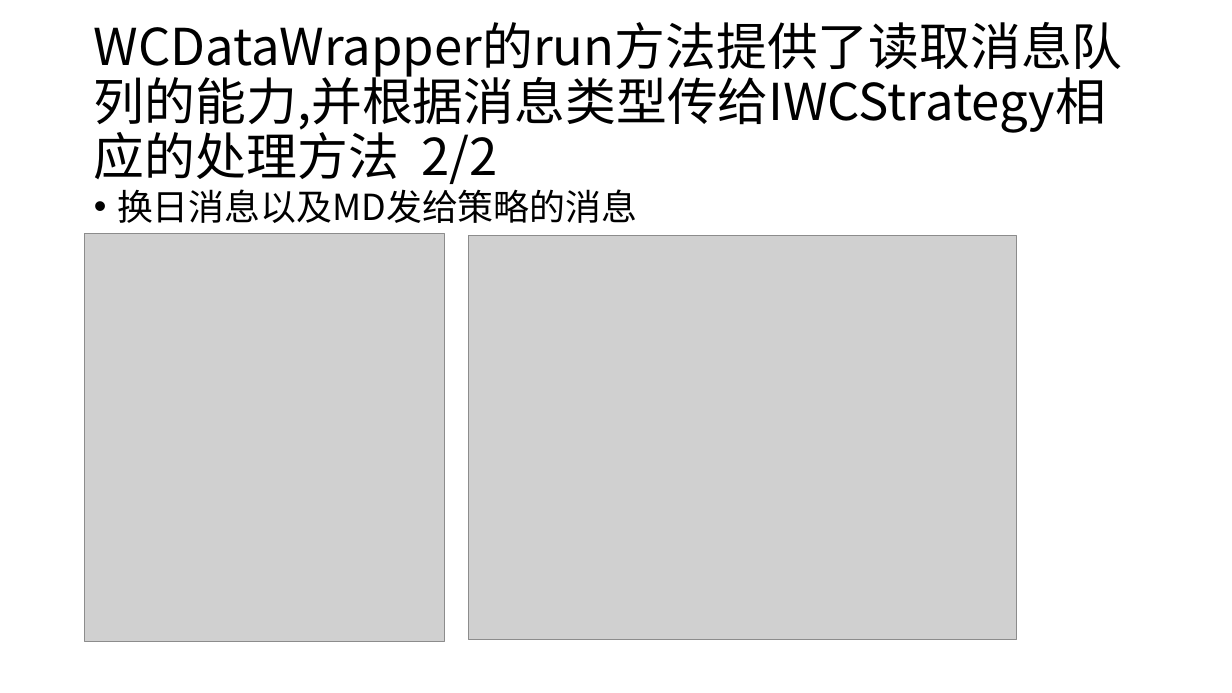
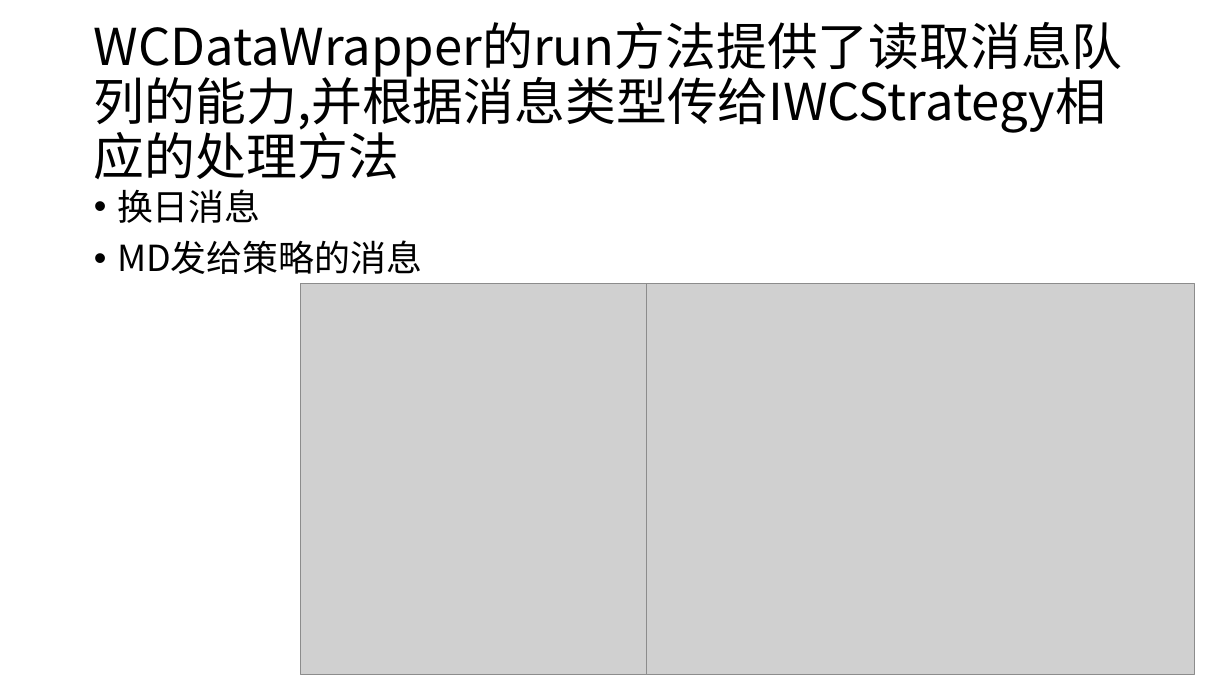
Before and after one commit to qingtiandalaoye/useful_doc, a slide deck: slide 27 of 虚拟货币跨交易所高频交易系统.pptx (slide 25 before the commit). Drawn at 1232x693 pixels with LibreOffice and Linux fonts; fonts in the diff are those of the drawing; grey boxes stand for pictures. Boxes give left, top, right and bottom in pixels: in the first picture for what was removed or moved away, otherwise in the second. Text is boxed around its words. In the diff, an @@ line names an element or a change of style, - is before the commit and + after.

```diff
--- a/虚拟货币跨交易所高频交易系统.pptx
+++ b/虚拟货币跨交易所高频交易系统.pptx
@@ title at <box>94,68,1106,133</box>: text changed @@
-WCDataWrapper的run方法提供了读取消息队列的能力,并根据消息类型传给IWCStrategy相应的处理方法 2/2
+WCDataWrapper的run方法提供了读取消息队列的能力,并根据消息类型传给IWCStrategy相应的处理方法
@@ text at <box>117,189,422,274</box>: text changed @@
-• 换日消息以及MD发给策略的消息
+• 换日消息
+• MD发给策略的消息
@@ picture: place and size @@
-picture at <box>85,234,445,641</box>
+picture at <box>301,283,647,675</box>
@@ picture: place and size @@
-picture at <box>469,236,1017,640</box>
+picture at <box>646,283,1194,675</box>
```
Also in this commit, not shown: 26 other slides changed, 4 slides added, 1 slide removed.
